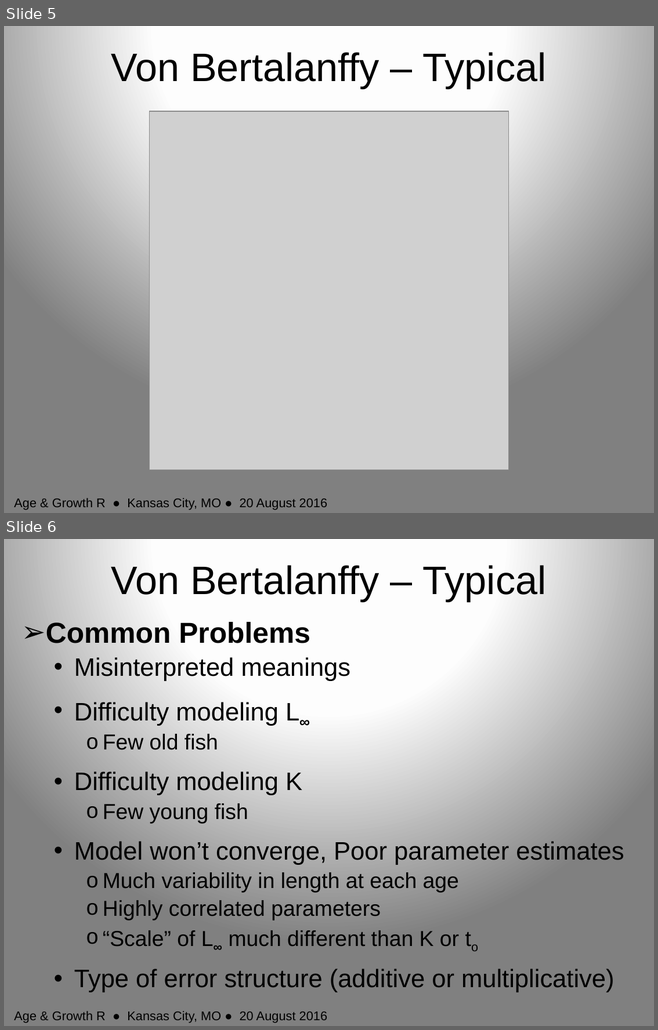
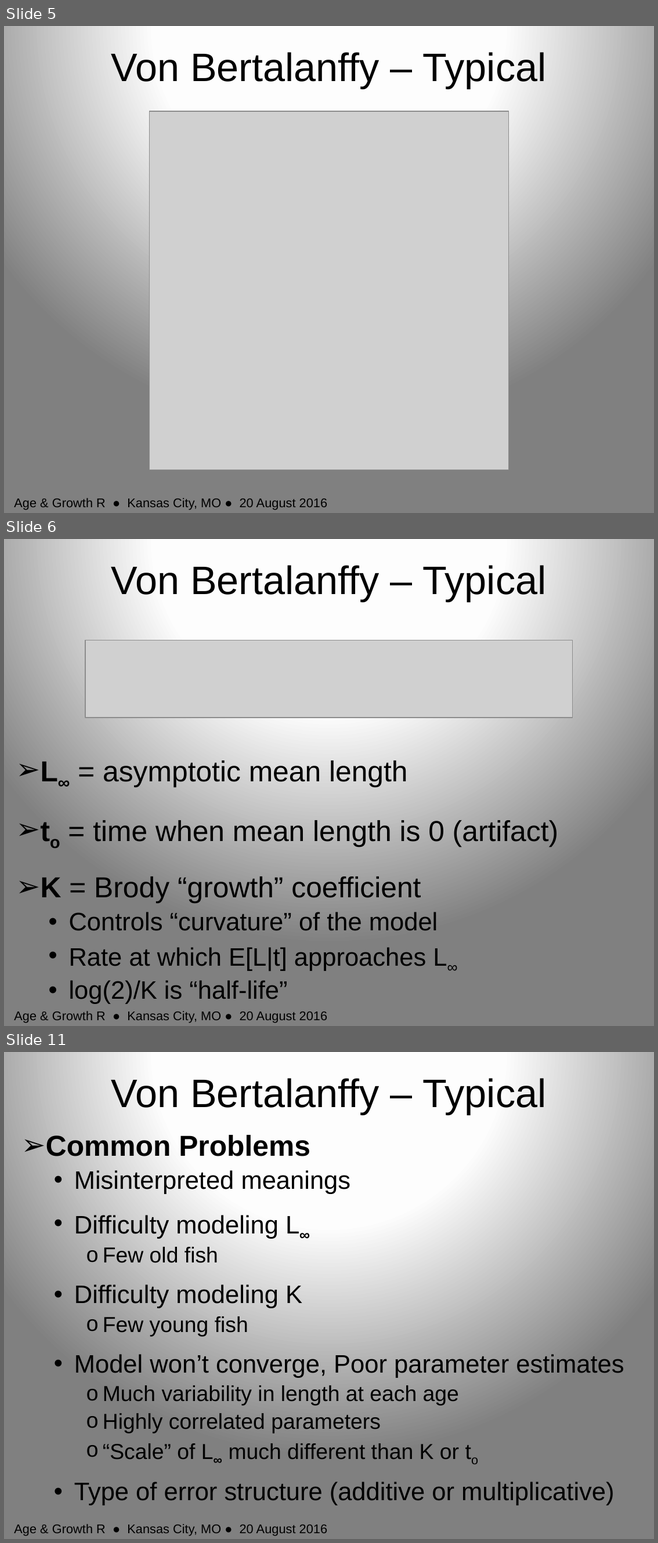
Before and after one commit to anhnguyendepocen/RCourseKC2016, a slide deck: Slides/Growth_Single.pptx. Shown one above the other, each under a label of ours: slides 5 and 6 before the commit, slides 5, 6 and 11 after it; the slides between them are not shown. The pictures are 658x1030 and 658x1543 pixels, drawn with LibreOffice and Linux fonts; fonts in the diff are those of the drawing; grey boxes stand for pictures. Boxes give left, top, right and bottom in pixels: in the first picture for what was removed or moved away, otherwise in the second. Text is boxed around its words. In the diff, an @@ line names an element or a change of style, - is before the commit and + after.

```diff
--- a/Slides/Growth_Single.pptx
+++ b/Slides/Growth_Single.pptx
@@ slide 6 added at [4,539,654,1026], background gradient #FFFFFF to #FEFEFE to #808080 @@
@@ title added at [111,565,546,602], 44 pt, text #000000 @@
+Von Bertalanffy – Typical
@@ picture added at [85,641,572,718] @@
@@ text added at [41,761,558,1004], 32 pt, text #000000 @@
+➢ L∞ = asymptotic mean length
+➢ to = time when mean length is 0 (artifact)
+➢ K = Brody “growth” coefficient
+  • Controls “curvature” of the model
+  • Rate at which E[L|t] approaches L∞
+  • log(2)/K is “half-life”
@@ text added at [14,1011,328,1023], 14 pt, text #000000 @@
+Age & Growth R ● Kansas City, MO ● 20 August 2016
@@ what was slide 6 is now slide 11 @@
```
Also in this commit, not shown: 3 slides changed, 5 other slides added, 1 slide removed, 23 other files.
